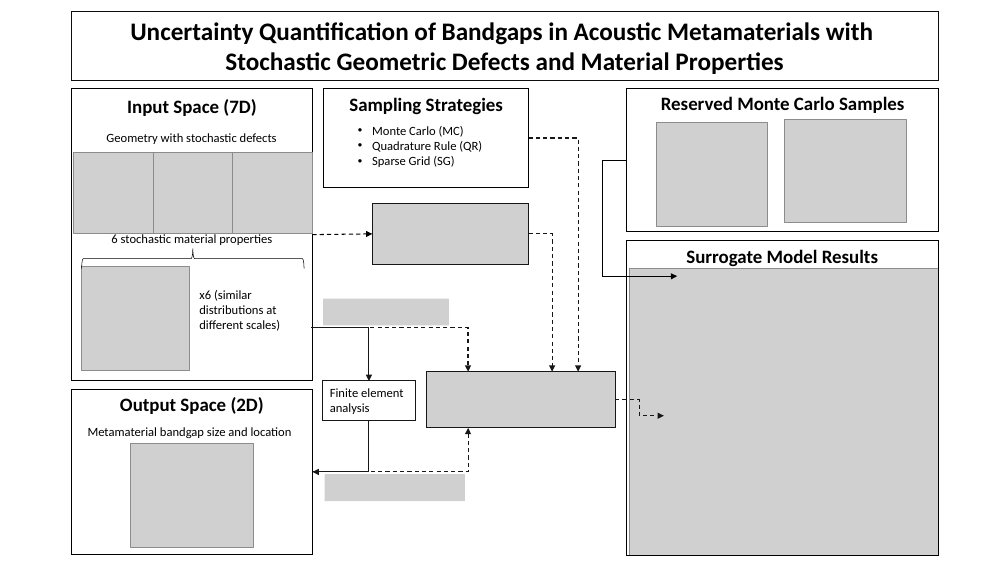
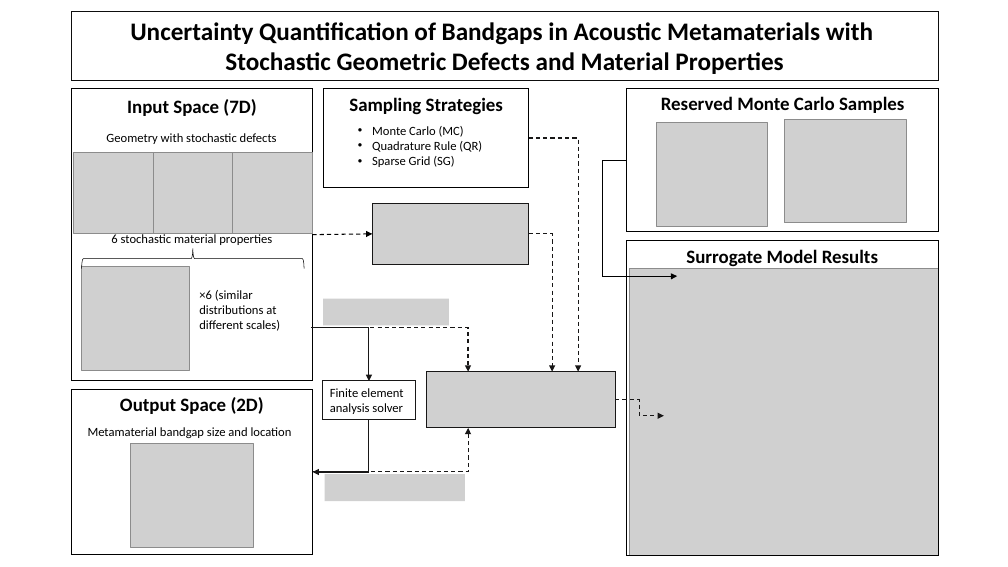
Before and after one commit to trutheresy/UQ-2D-Metamaterials, a slide deck: slide 1 of Graphical Abstract.pptx. Drawn at 1008x567 pixels with LibreOffice and Linux fonts; fonts in the diff are those of the drawing; grey boxes stand for pictures. Boxes give left, top, right and bottom in pixels: in the first picture for what was removed or moved away, otherwise in the second. Text is boxed around its words. In the diff, an @@ line names an element or a change of style, - is before the commit and + after.

```diff
--- a/Graphical Abstract.pptx
+++ b/Graphical Abstract.pptx
@@ text at [199, 290, 280, 331]: text changed @@
-x6 (similar distributions at different scales)
+×6 (similar distributions at different scales)
@@ text in rectangle at [330, 388, 403, 414]: text changed @@
-Finite element analysis
+Finite element analysis solver
```
Also in this commit, not shown: 2 other files.
